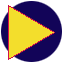
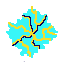
Comparing the layer stacks of the two w=64, h=64 images. Changes:
renamed "Triangle 1" to "Layer 2", painted on it over (6, 5, 58, 60)
painted on "Layer 1" over (1, 1, 62, 62)
